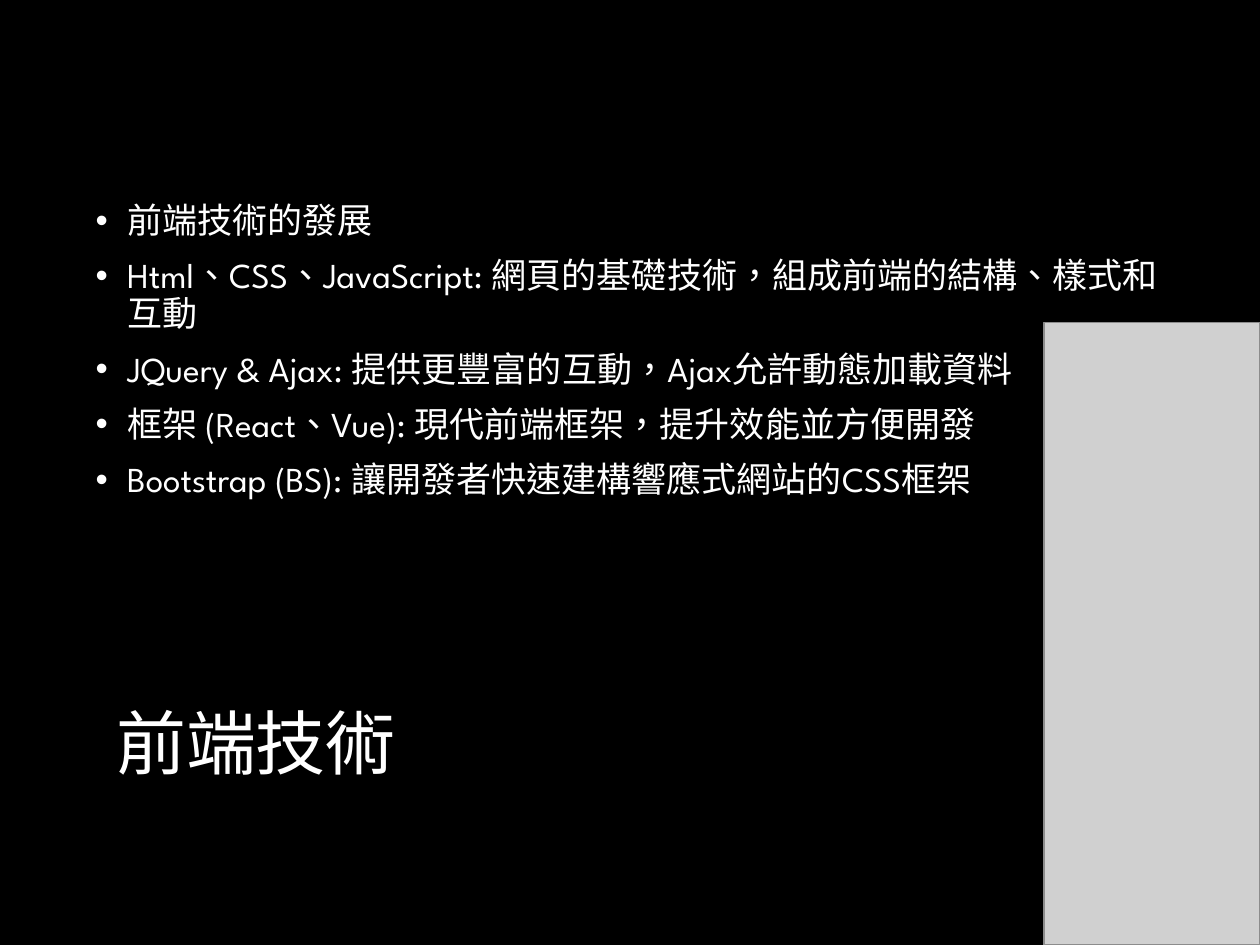
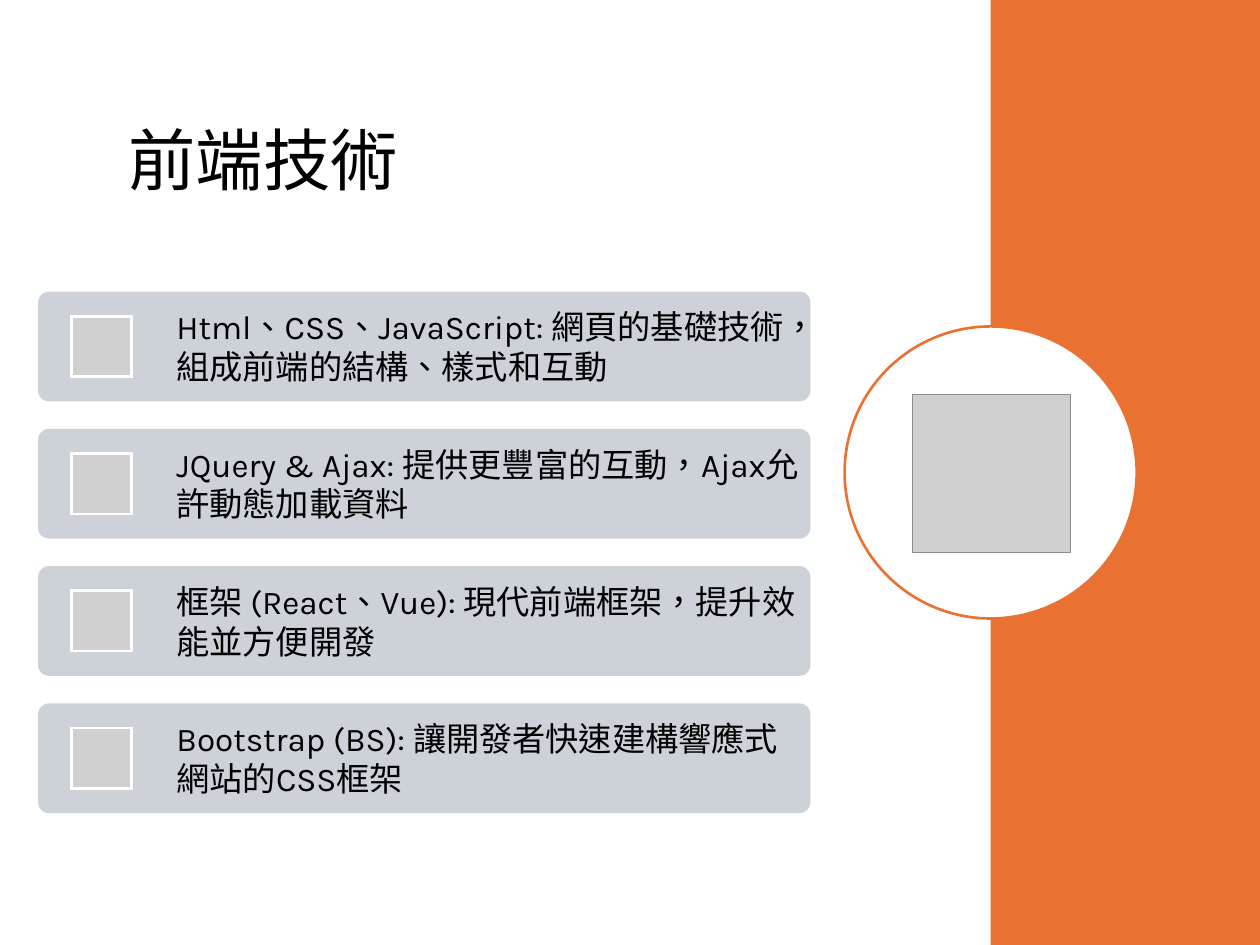
Before and after one commit to LyndonYeh/gitSkill, a slide deck: slide 5 of 專案架構介紹.pptx (slide 4 before the commit). Drawn at 1260x945 pixels with LibreOffice and Linux fonts; fonts in the diff are those of the drawing; grey boxes stand for pictures; background and template pictures are left out. Boxes give left, top, right and bottom in pixels: in the first picture for what was removed or moved away, otherwise in the second. Text is boxed around its words. In the diff, an @@ line names an element or a change of style, - is before the commit and + after.

```diff
--- a/專案架構介紹.pptx
+++ b/專案架構介紹.pptx
@@ background #000000 to #FFFFFF @@
@@ rectangle added at <box>990,0,1260,945</box>, fill #E97132 @@
@@ title "前端技術": place and size @@
-title "前端技術" at <box>116,710,396,775</box>
+title "前端技術" at <box>128,128,397,191</box>
@@ title "前端技術" at <box>128,128,397,191</box>: size 40 to 38.5 pt, font League Spartan to Karla, text colour #FFFFFF to #000000 @@
@@ text removed at <box>127,203,1158,500</box> @@
-• 前端技術的發展
-• Html、CSS、JavaScript: 網頁的基礎技術，組成前端的結構、樣式和互動
-• JQuery & Ajax: 提供更豐富的互動，Ajax允許動態加載資料
-• 框架 (React、Vue): 現代前端框架，提升效能並方便開發
-• Bootstrap (BS): 讓開發者快速建構響應式網站的CSS框架
@@ ellipse added at <box>844,326,1137,619</box>, fill #FFFFFF, outline #E97132 1.5 pt @@
@@ picture removed at <box>1044,322,1259,944</box> @@
@@ picture added at <box>914,394,1071,552</box> @@
@@ group added at <box>38,291,816,813</box>: 4 rounded rectangles, 4 pictures, 4 texts @@
+Html、CSS、JavaScript: 網頁的基礎技術，組成前端的結構、樣式和互動
+JQuery & Ajax: 提供更豐富的互動，Ajax允許動態加載資料
+框架 (React、Vue): 現代前端框架，提升效能並方便開發
+Bootstrap (BS): 讓開發者快速建構響應式網站的CSS框架
```
Also in this commit, not shown: 6 other slides changed, 1 slide added, 1 other file.
